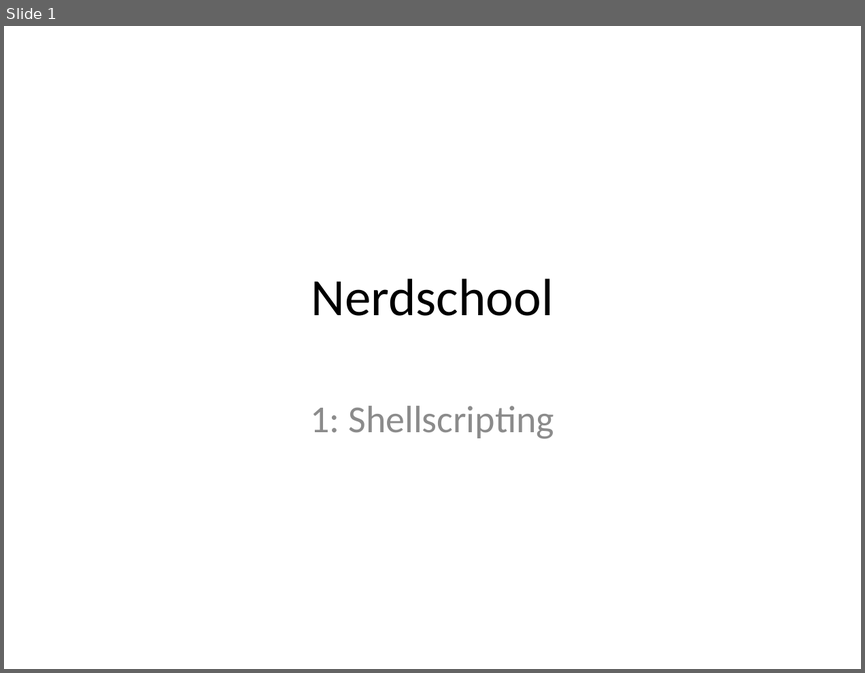
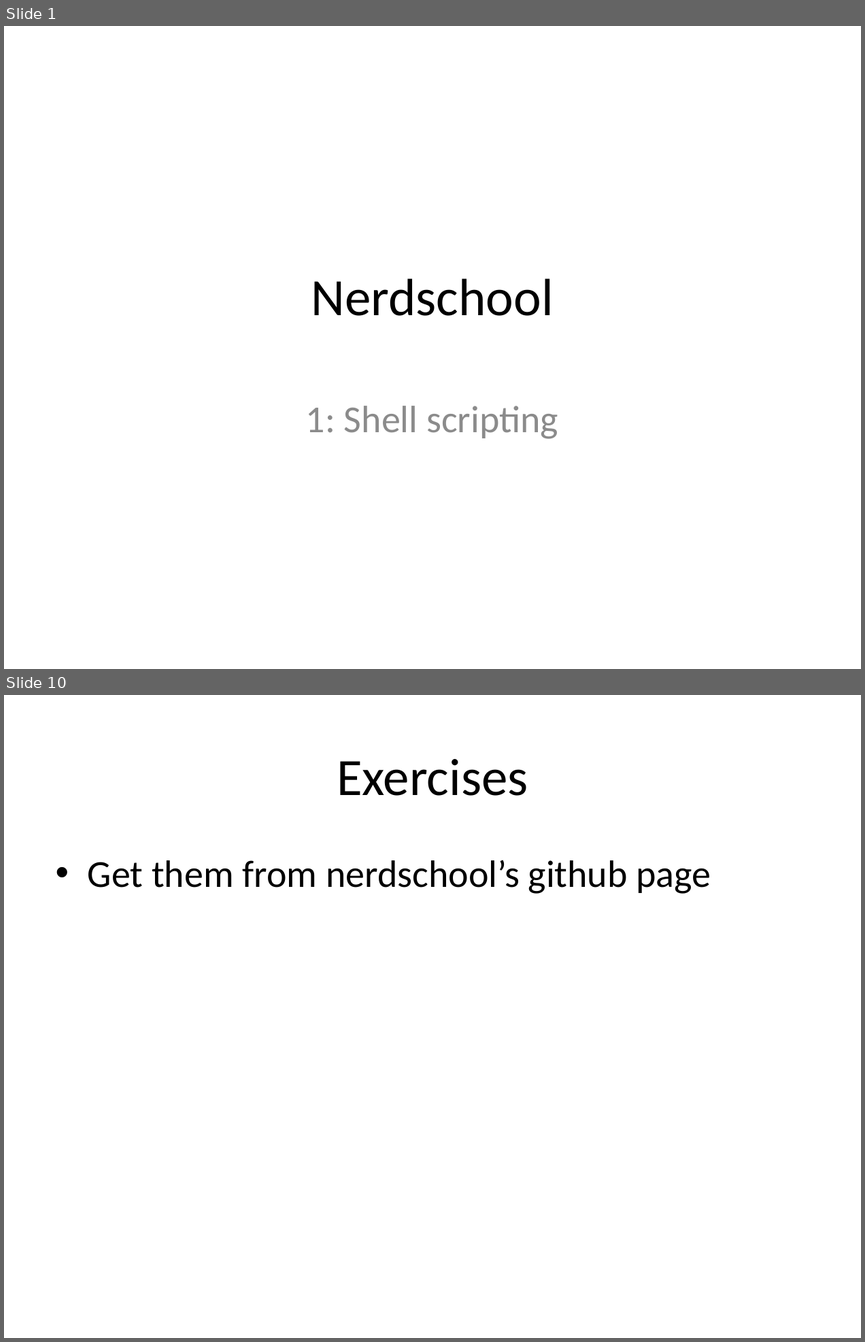
Before and after one commit to anettebgo/nerdschool, a slide deck: 1/shellscripting.pptx. Shown one above the other, each under a label of ours: slide 1 before the commit, slides 1 and 10 after it; the slides between them are not shown. The pictures are 865x673 and 865x1342 pixels, drawn with LibreOffice and Linux fonts; fonts in the diff are those of the drawing. Boxes give left, top, right and bottom in pixels: in the first picture for what was removed or moved away, otherwise in the second. Text is boxed around its words. In the diff, an @@ line names an element or a change of style, - is before the commit and + after.

```diff
--- a/1/shellscripting.pptx
+++ b/1/shellscripting.pptx
@@ slide 10 added at [4,695,861,1338], background #FFFFFF @@
@@ title added at [337,759,528,796], 44 pt, text #000000 @@
+Exercises
@@ text added at [88,860,711,894], 32 pt, text #000000 @@
+• Get them from nerdschool’s github page
@@ slide 1 changed as well @@
@@ subtitle at [306,405,558,439]: spaces changed @@
-1: Shellscripting
+1: Shell scripting
```
Also in this commit, not shown: 3 other slides changed, 5 other slides added, 8 slides removed.
